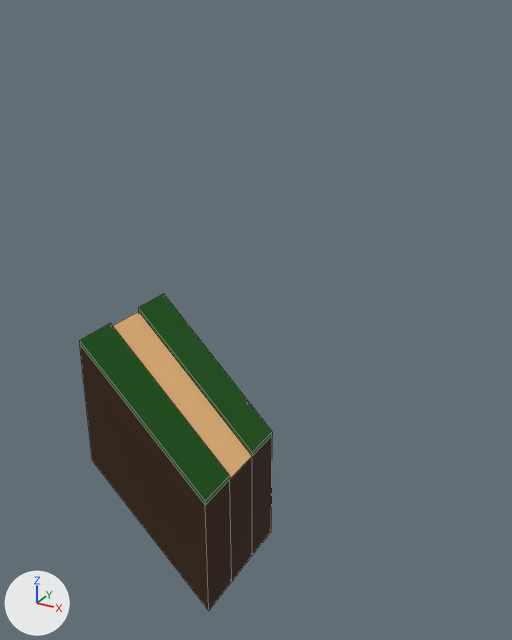
What one commit did to the FBX model Main_Project/Assets/Prefabs/Grounds/FBX/uphill.fbx.
Before and after are seen from a 50 mm lens placed at (81.7, -114.5, 78.2), pointed at (17.0, 3.2, 19.3). The axes (+X, +Y, +Z) are drawn at lower left. The lights are the same throughout. Mesh edges are drawn as thin lines. Where no turn or scale is listed for an object, it has been applied to the vertices.

Script lines for the objects in view, before the commit:
```python
me_cube_024 = bpy.data.meshes.new('Cube.024')
me_cube_024.from_pydata(...)  # 24 vertices, 22 faces; spans x -15.0..15.0, y -15.0..15.0, z -45.0..15.0
me_cube_024.materials.append(mat_material_003)  # picture img_grass1_png
ob_cube_024 = bpy.data.objects.new('Cube.024', me_cube_024)
ob_cube_024.location = (0.0, 0.0, 0.0)
```
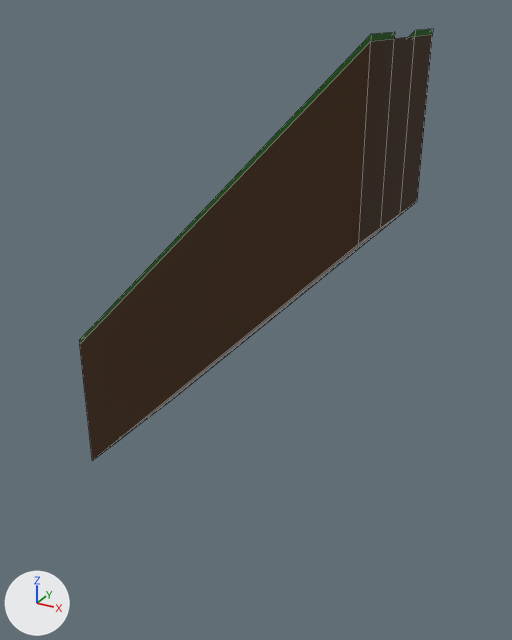
The edits, one by one:
me_cube_024 has 24 vertices, 22 faces and spans x -15.0..15.0, y -15.0..15.0, z -45.0..15.0.
me_cube_024 is used by ob_cube_024; location (0.0, 0.0, 0.0).
me_cube_024 part 1: all 12 vertices in x 15.0, y -15.0..15.0, z -45.0..-15.0 are moved by (30.0, 0.0, 90.0).

Pixel boxes [x1, y1, x2, y2] of what changed, in the pictures (512 x 640 px):
'Cube.024', reshaped (83% wider, 37% taller): before [79, 294, 272, 610]; after [79, 29, 433, 461]
